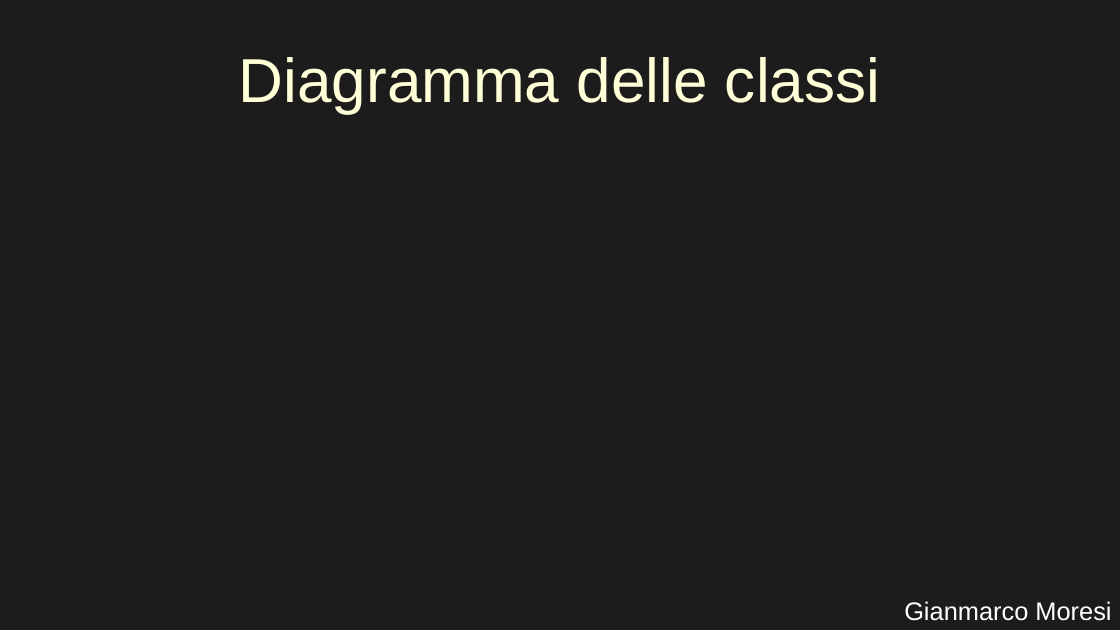
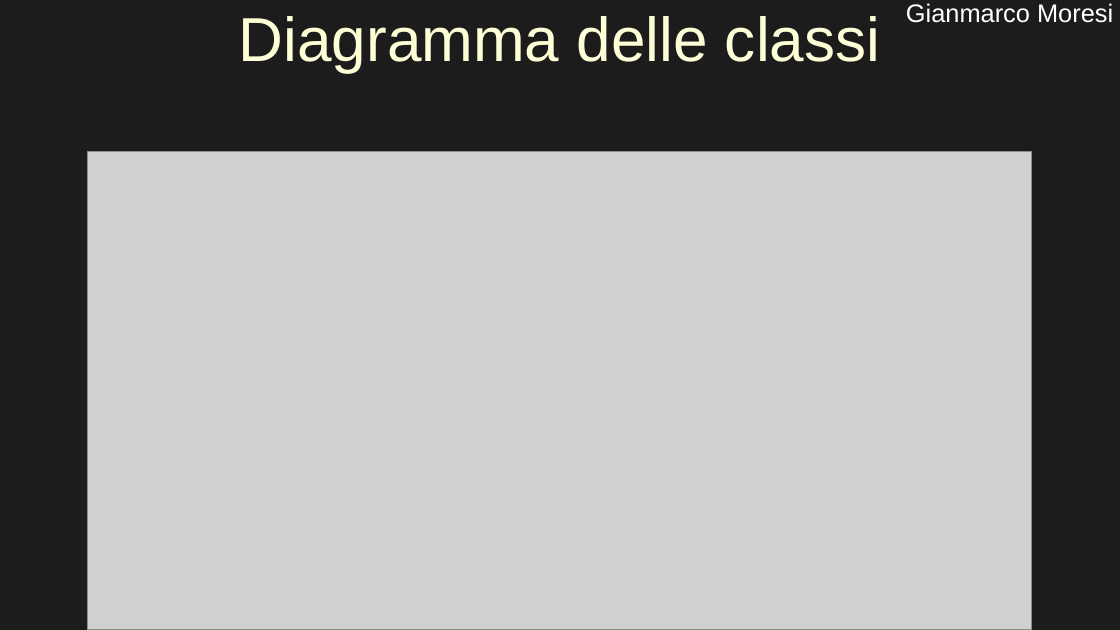
Before and after one commit to GianmarcoMo/HouseBreak, a slide deck: slide 7 of docs/PresentazioneProggetto.odp. Drawn at 1120x630 pixels with LibreOffice and Linux fonts; fonts in the diff are those of the drawing; grey boxes stand for pictures. Boxes give left, top, right and bottom in pixels: in the first picture for what was removed or moved away, otherwise in the second. Text is boxed around its words. In the diff, an @@ line names an element or a change of style, - is before the commit and + after.

```diff
--- a/docs/PresentazioneProggetto.odp
+++ b/docs/PresentazioneProggetto.odp
@@ title "Diagramma delle classi" moved from (x1=239, y1=57, x2=880, y2=113) to (x1=239, y1=16, x2=880, y2=72) @@
@@ text "Gianmarco Moresi" moved from (x1=904, y1=601, x2=1111, y2=621) to (x1=906, y1=3, x2=1113, y2=23) @@
@@ picture added at (x1=88, y1=151, x2=1033, y2=630) @@
@@ rectangle removed at (x1=528, y1=552, x2=752, y2=568) @@
```
Also in this commit, not shown: 5 other slides changed, 6 slides added, 57 other files.
